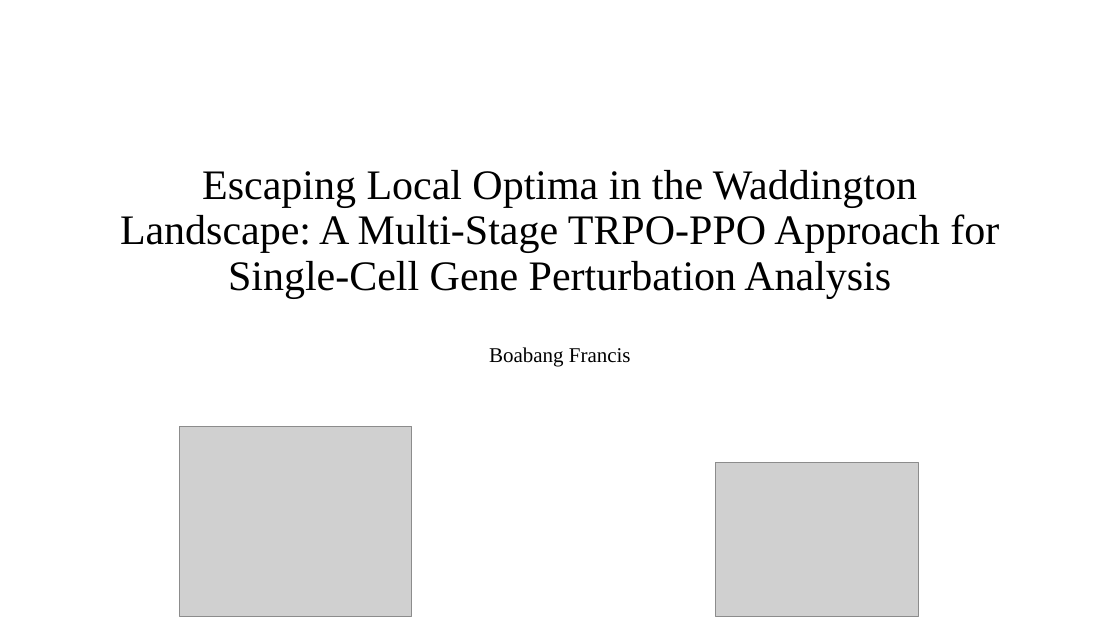
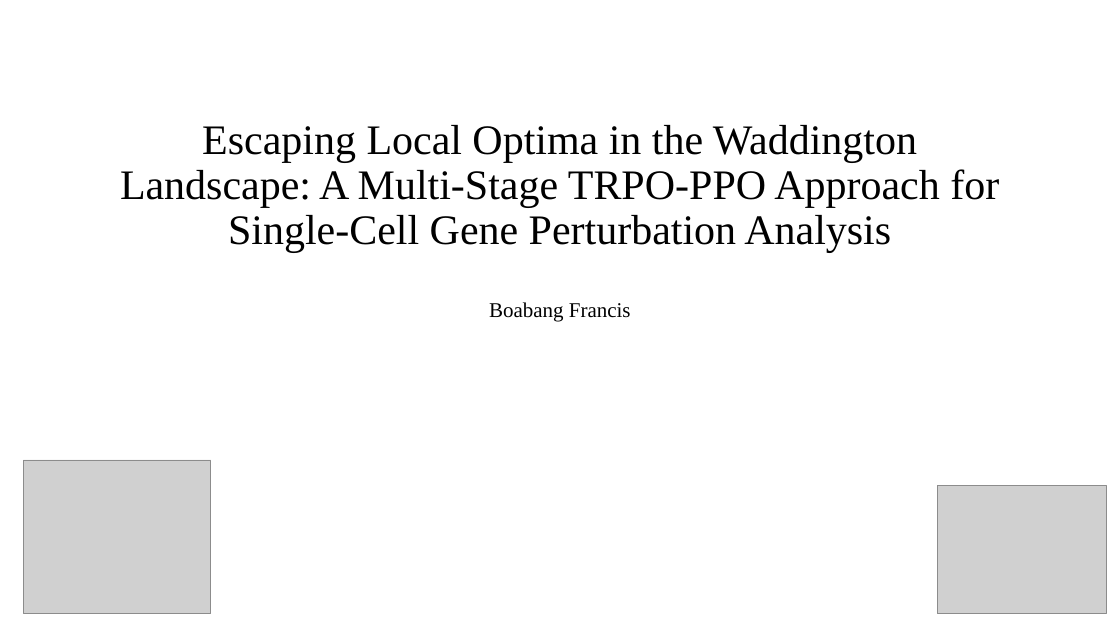
Before and after one commit to boabangf/GNN_RL_gene_trajectory_perturbation, a slide deck: slide 1 of ppt slides for omic codeathon (1) (1).pptx. Drawn at 1120x630 pixels with LibreOffice and Linux fonts; fonts in the diff are those of the drawing; grey boxes stand for pictures. Boxes give left, top, right and bottom in pixels: in the first picture for what was removed or moved away, otherwise in the second. Text is boxed around its words. In the diff, an @@ line names an element or a change of style, - is before the commit and + after.

```diff
--- a/ppt slides for omic codeathon (1) (1).pptx
+++ b/ppt slides for omic codeathon (1) (1).pptx
@@ title "Escaping Local Optima in the ...": place and size @@
-title "Escaping Local Optima in the ..." at (120, 170, 999, 367)
+title "Escaping Local Optima in the ..." at (120, 125, 999, 322)
@@ picture: place and size @@
-picture at (180, 426, 412, 617)
+picture at (24, 460, 211, 614)
@@ picture: place and size @@
-picture at (716, 463, 919, 617)
+picture at (938, 486, 1107, 614)
```
Also in this commit, not shown: 6 other slides changed.
